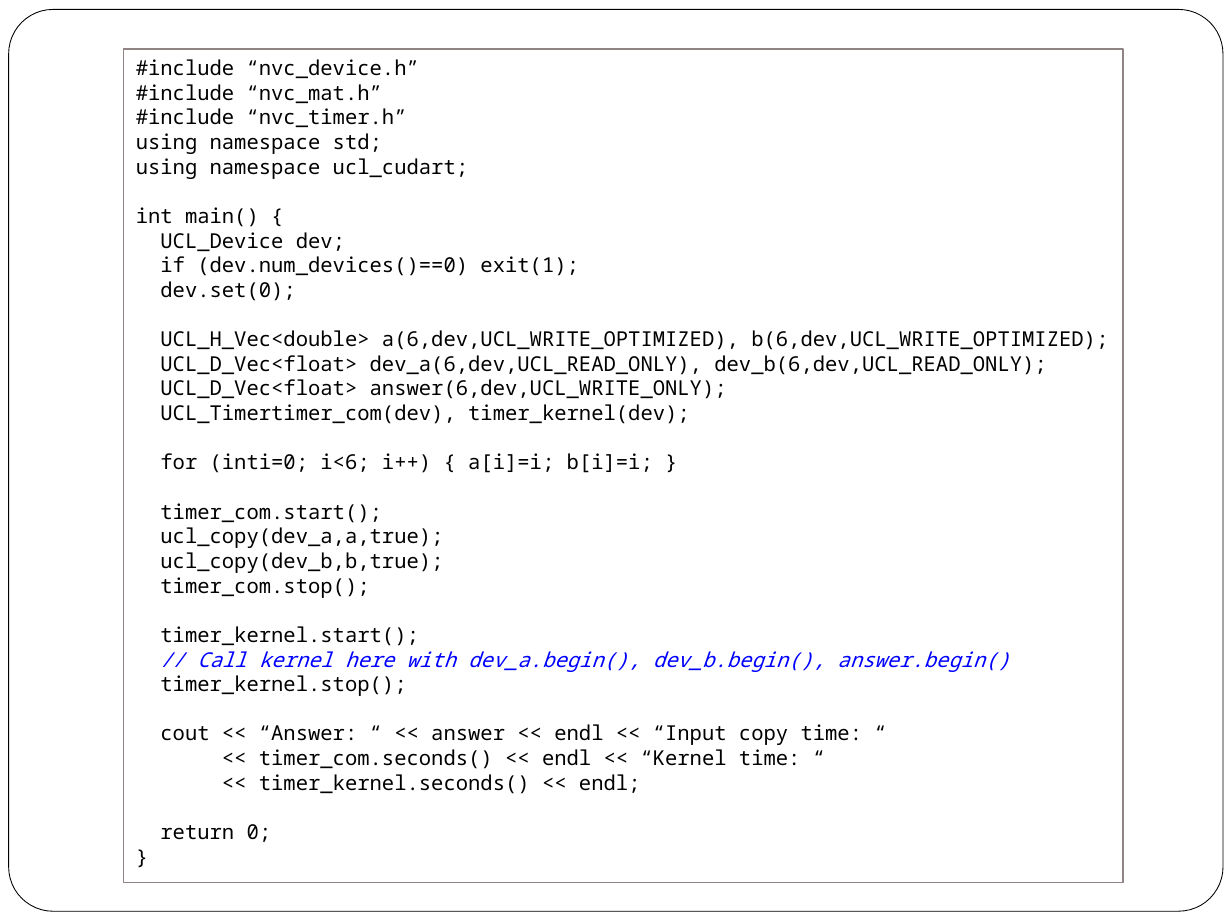
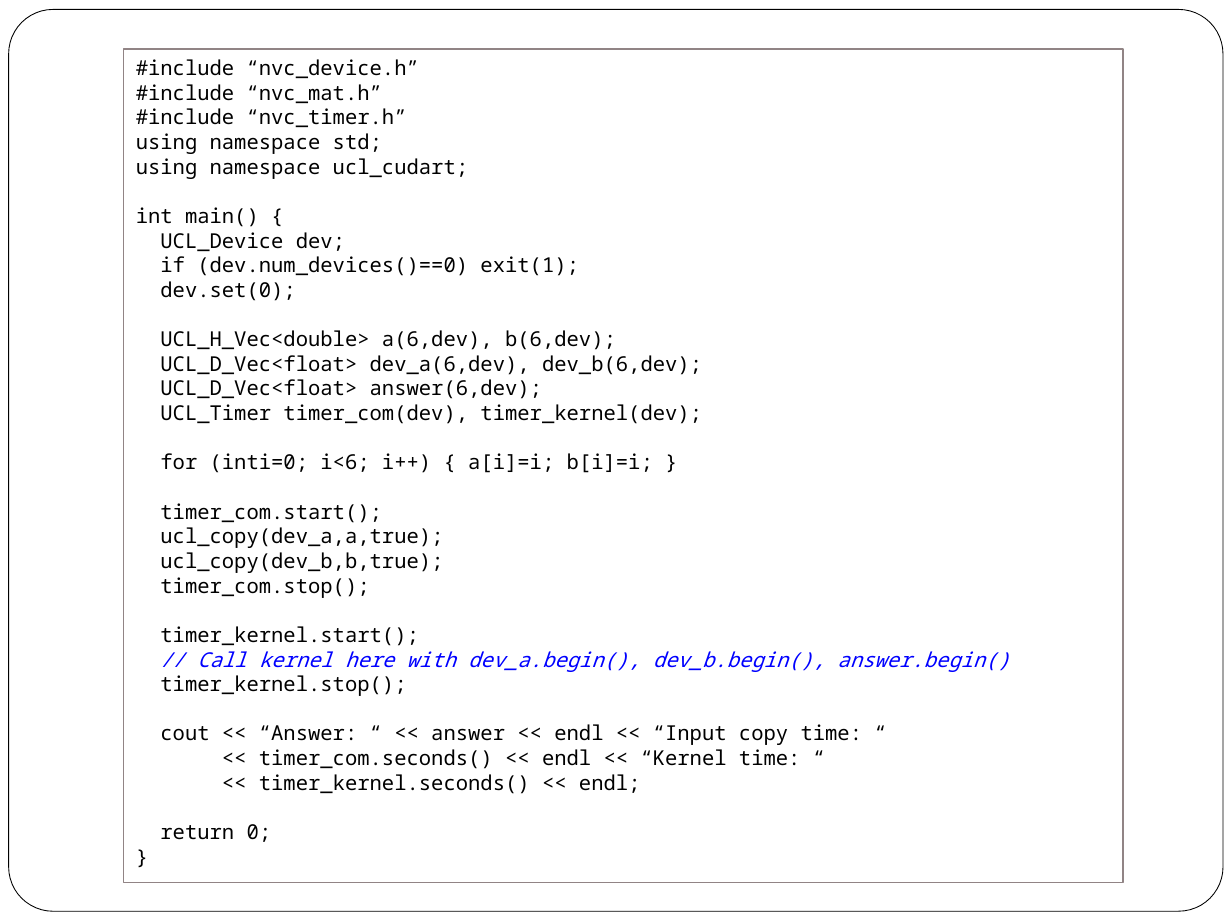
Before and after one commit to scicomp/geryon, a slide deck: slide 51 of geryon.pptx (slide 43 before the commit). Drawn at 1232x924 pixels with LibreOffice and Linux fonts; fonts in the diff are those of the drawing. Boxes give left, top, right and bottom in pixels: in the first picture for what was removed or moved away, otherwise in the second. Text is boxed around its words. In the diff, an @@ line names an element or a change of style, - is before the commit and + after.

```diff
--- a/geryon.pptx
+++ b/geryon.pptx
@@ text in rectangle at (160, 330, 702, 424): text changed @@
-UCL_H_Vec<double> a(6,dev,UCL_WRITE_OPTIMIZED), b(6,dev,UCL_WRITE_OPTIMIZED);
-UCL_D_Vec<float> dev_a(6,dev,UCL_READ_ONLY), dev_b(6,dev,UCL_READ_ONLY);
-UCL_D_Vec<float> answer(6,dev,UCL_WRITE_ONLY);
-UCL_Timertimer_com(dev), timer_kernel(dev);
+UCL_H_Vec<double> a(6,dev), b(6,dev);
+UCL_D_Vec<float> dev_a(6,dev), dev_b(6,dev);
+UCL_D_Vec<float> answer(6,dev);
+UCL_Timer timer_com(dev), timer_kernel(dev);
```
Also in this commit, not shown: 10 other slides changed, 10 slides added, 2 other files.
